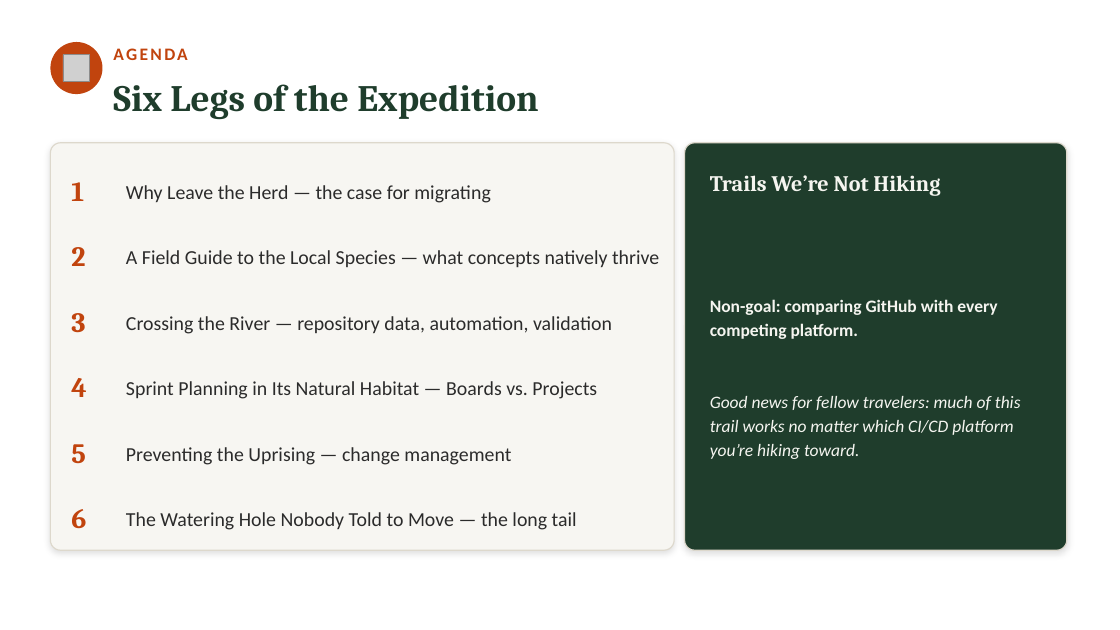
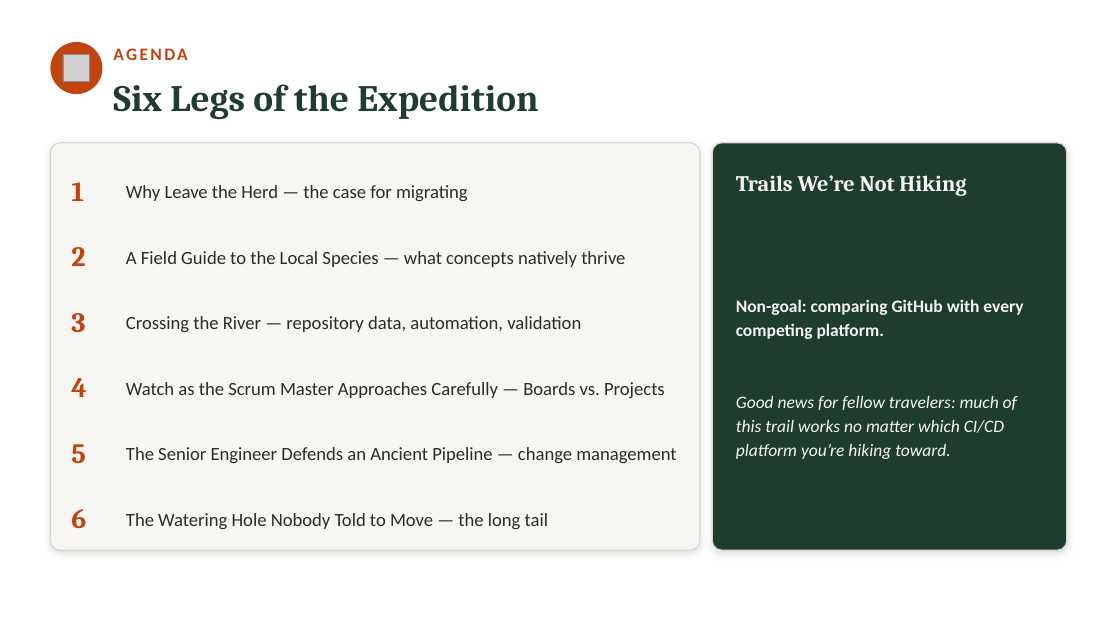
Before and after one commit to neumann1990/Azure_DevOps_To_GitHub, a slide deck: slide 3 of presentation/azure-devops-to-github-the-great-migration-FULL-DECK.pptx. Drawn at 1120x630 pixels with LibreOffice and Linux fonts; fonts in the diff are those of the drawing; grey boxes stand for pictures. Boxes give left, top, right and bottom in pixels: in the first picture for what was removed or moved away, otherwise in the second. Text is boxed around its words. In the diff, an @@ line names an element or a change of style, - is before the commit and + after.

```diff
--- a/presentation/azure-devops-to-github-the-great-migration-FULL-DECK.pptx
+++ b/presentation/azure-devops-to-github-the-great-migration-FULL-DECK.pptx
@@ rounded rectangle resized from (x1=50, y1=143, x2=675, y2=550) to (x1=50, y1=143, x2=700, y2=550) @@
@@ rounded rectangle resized from (x1=685, y1=143, x2=1067, y2=550) to (x1=712, y1=143, x2=1067, y2=550) @@
@@ text "Trails We’re Not Hiking" moved from (x1=710, y1=175, x2=940, y2=196) to (x1=736, y1=175, x2=966, y2=196) @@
@@ text "Non-goal: comparing GitHub with every ..." rewrapped from (x1=710, y1=299, x2=1021, y2=459) to (x1=736, y1=299, x2=1023, y2=459) @@
@@ text at (x1=126, y1=382, x2=665, y2=398): text changed; size 17 to 16 pt @@
-Sprint Planning in Its Natural Habitat — Boards vs. Projects
+Watch as the Scrum Master Approaches Carefully — Boards vs. Projects
@@ text at (x1=126, y1=447, x2=676, y2=463): text changed; size 17 to 16 pt @@
-Preventing the Uprising — change management
+The Senior Engineer Defends an Ancient Pipeline — change management
@@ size 17 to 16 pt in 4 elements at (x1=126, y1=251, x2=625, y2=267), (x1=126, y1=185, x2=468, y2=201), (x1=126, y1=316, x2=581, y2=332), (x1=126, y1=513, x2=548, y2=529) @@
```
Also in this commit, not shown: 13 other slides changed.
